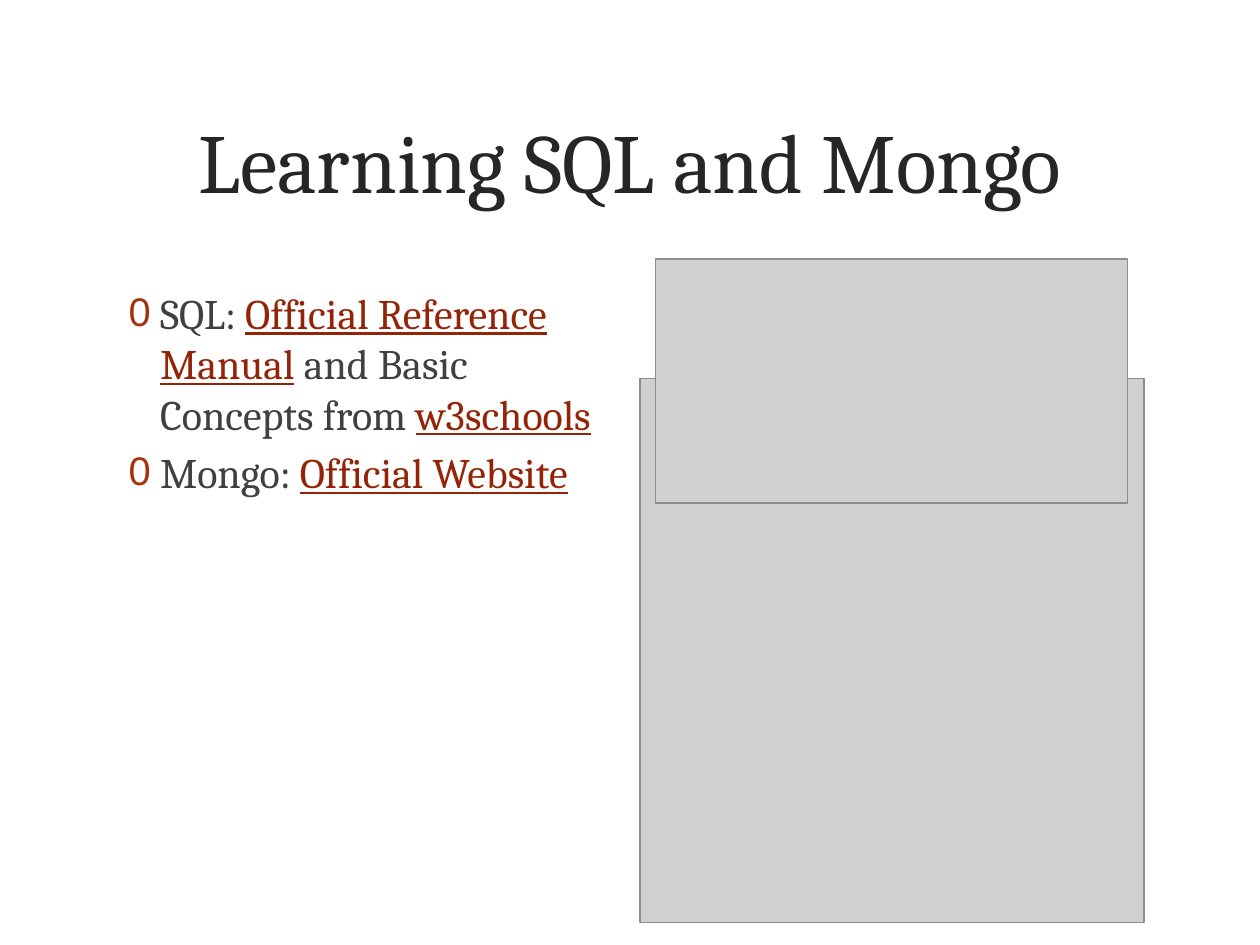
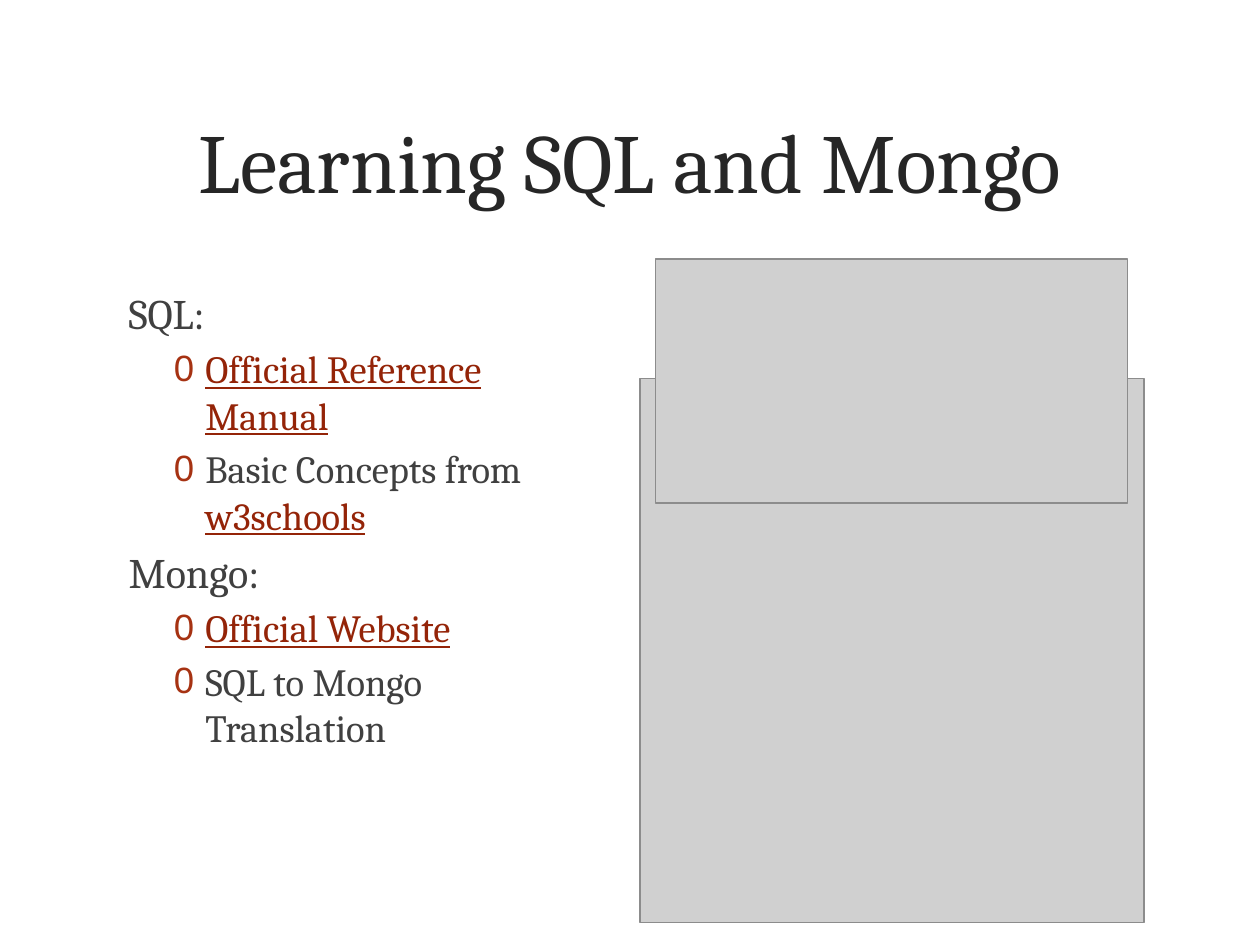
Before and after one commit to atultiwary/TechTalk, a slide deck: slide 6 of TechTalk.pptx. Drawn at 1260x945 pixels with LibreOffice and Linux fonts; fonts in the diff are those of the drawing; grey boxes stand for pictures; background and template pictures are left out. Boxes give left, top, right and bottom in pixels: in the first picture for what was removed or moved away, otherwise in the second. Text is boxed around its words. In the diff, an @@ line names an element or a change of style, - is before the commit and + after.

```diff
--- a/TechTalk.pptx
+++ b/TechTalk.pptx
@@ text at (129,300,521,743): text changed; size 24 to 22 pt; text colour #942408 to #404040 @@
-0 SQL: Official Reference Manual and Basic Concepts from w3schools
-0 Mongo: Official Website
+SQL:
+  0 Official Reference Manual
+  0 Basic Concepts from w3schools
+Mongo:
+  0 Official Website
+  0 SQL to Mongo Translation
```
Also in this commit, not shown: 14 other slides changed, 3 slides added, 2 slides removed.
